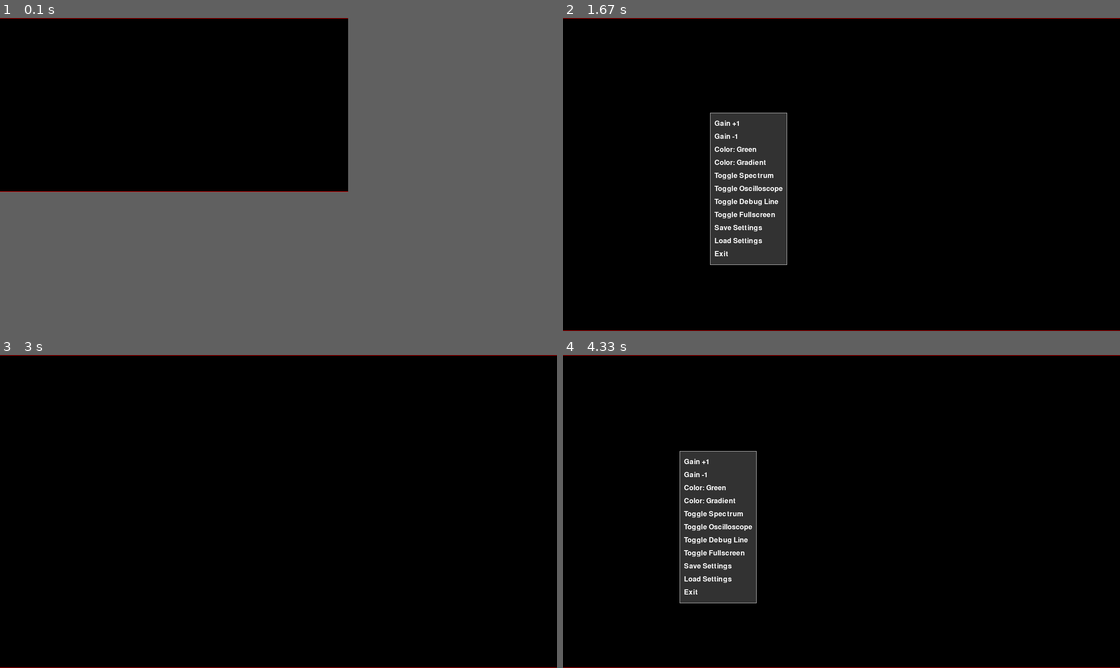
Above: before the commit, frames 1-4 (two rows, left to right).
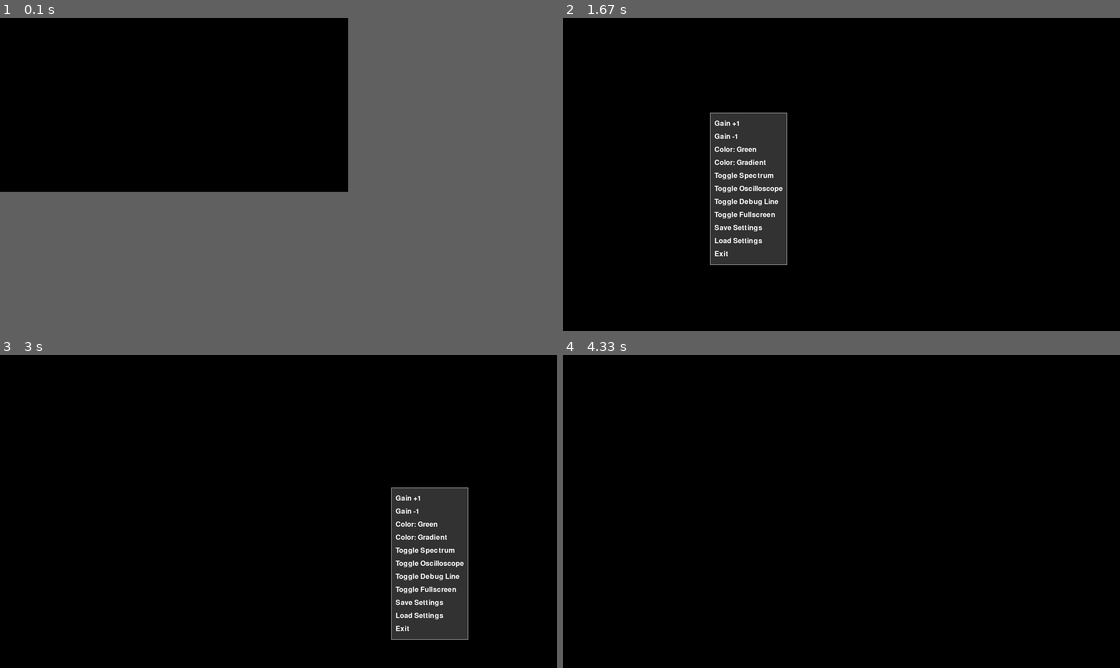
Above: after the commit, the same moments.

Repository: LockMan007/PixelSwirl
Game: pygame game, started from Python-apps/winam.py
Same seed, same stepped clock (60 frames per second), same inputs: the game is played once before the commit and once after it.
Inputs (mouse positions are in pixels of both pictures, inside the frame that each line leads up to):
- Up to frame 1 (0.1 s): no input
- Up to frame 2 (1.67 s): right-click (741, 115) at 0.38 s; click (769, 143) at 0.72 s; right-click (707, 111) at 1.55 s
- Up to frame 3 (3 s): click (77, 502) at 1.88 s; right-click (389, 486) at 2.72 s
- Up to frame 4 (4.33 s): click (986, 483) at 3.05 s; right-click (679, 452) at 3.88 s; click (674, 408) at 4.22 s

The runs differ from the first frame. In frame 1, 0.2% of the frame differs, in the area x 0-63%, y 0-56%; in frame 2, 0.3%; in frame 3, 7.0%, in the area x 0-100%, y 0-100%; in frame 4, 7.0%.

Commit message:
Update winam.py fixed right click menu, allowing you to close the menu without selecting an option

Diff:
--- a/Python-apps/winam.py
+++ b/Python-apps/winam.py
@@ -91,7 +91,9 @@
 
 pygame.init()
 
-screen = pygame.display.set_mode((INITIAL_SCREEN_WIDTH, INITIAL_SCREEN_HEIGHT), pygame.RESIZABLE | pygame.SCALED)
+# The screen variable now holds a reference to the display surface.
+# It is important to set this up correctly to handle resizing.
+screen = pygame.display.set_mode((INITIAL_SCREEN_WIDTH, INITIAL_SCREEN_HEIGHT), pygame.RESIZABLE)
 pygame.display.set_caption("Spectrum Analyzer")
 clock = pygame.time.Clock()
 
@@ -193,6 +195,10 @@
         screen.blit(text_surface, text_rect)
 
         option['rect'] = text_rect.inflate(MENU_PADDING*2, 0)
+
+    # Store the final menu rect for click detection
+    globals()['menu_rect'] = menu_rect
+
 
 # --- Menu Click Handler ---
 def handle_menu_click(mouse_pos):
@@ -240,7 +246,7 @@
                 if is_fullscreen:
                     screen = pygame.display.set_mode((0, 0), pygame.FULLSCREEN | pygame.SCALED | pygame.RESIZABLE)
                 else:
-                    screen = pygame.display.set_mode((INITIAL_SCREEN_WIDTH, INITIAL_SCREEN_HEIGHT), pygame.RESIZABLE | pygame.SCALED)
+                    screen = pygame.display.set_mode((INITIAL_SCREEN_WIDTH, INITIAL_SCREEN_HEIGHT), pygame.RESIZABLE)
                 SCREEN_WIDTH, SCREEN_HEIGHT = screen.get_size()
                 print(f"Window resized to: {SCREEN_WIDTH}x{SCREEN_HEIGHT}")
             elif option["action"] == "save_settings":
@@ -271,7 +277,7 @@
 
     is_fullscreen = False
 
-    # Remove SCALED to avoid resolution conflicts
+    # The screen variable now holds a reference to the display surface.
     screen = pygame.display.set_mode((INITIAL_SCREEN_WIDTH, INITIAL_SCREEN_HEIGHT), pygame.RESIZABLE)
 
     try:
@@ -283,16 +289,19 @@
                     if event.type == pygame.QUIT:
                         running = False
                     elif event.type == pygame.MOUSEBUTTONDOWN:
-                        if event.button == 3:
+                        if event.button == 3:  # Right-click
                             MENU_ACTIVE = not MENU_ACTIVE
                             MENU_X, MENU_Y = event.pos
-                        elif event.button == 1:
+                        elif event.button == 1:  # Left-click
                             if MENU_ACTIVE:
-                                handle_menu_click(event.pos)
-                            else:
-                                MENU_ACTIVE = False
+                                # Check if the click was inside the menu
+                                if 'menu_rect' in globals() and globals()['menu_rect'].collidepoint(event.pos):
+                                    handle_menu_click(event.pos)
+                                else:
+                                    MENU_ACTIVE = False # Clicked outside the menu, so close it
                     elif event.type == pygame.VIDEORESIZE:
                         SCREEN_WIDTH, SCREEN_HEIGHT = event.size
+                        # Recreate the screen surface with the new size
                         screen = pygame.display.set_mode((SCREEN_WIDTH, SCREEN_HEIGHT), pygame.RESIZABLE)
                         print(f"Window resized to: {SCREEN_WIDTH}x{SCREEN_HEIGHT}")
 
@@ -344,10 +353,6 @@
 
                 draw_menu()
 
-                # Optional visual bounds for debugging (delete if undesired)
-                pygame.draw.line(screen, (255, 0, 0), (0, 0), (SCREEN_WIDTH, 0), 1)  # Top
-                pygame.draw.line(screen, (255, 0, 0), (0, SCREEN_HEIGHT-1), (SCREEN_WIDTH, SCREEN_HEIGHT-1), 1)  # Bottom
-
                 pygame.display.flip()
                 clock.tick(60)
 
@@ -359,4 +364,5 @@
 
 if __name__ == "__main__":
     audio_data_buffer = None
+    menu_rect = pygame.Rect(0, 0, 0, 0) # Initialize menu_rect
     main()
